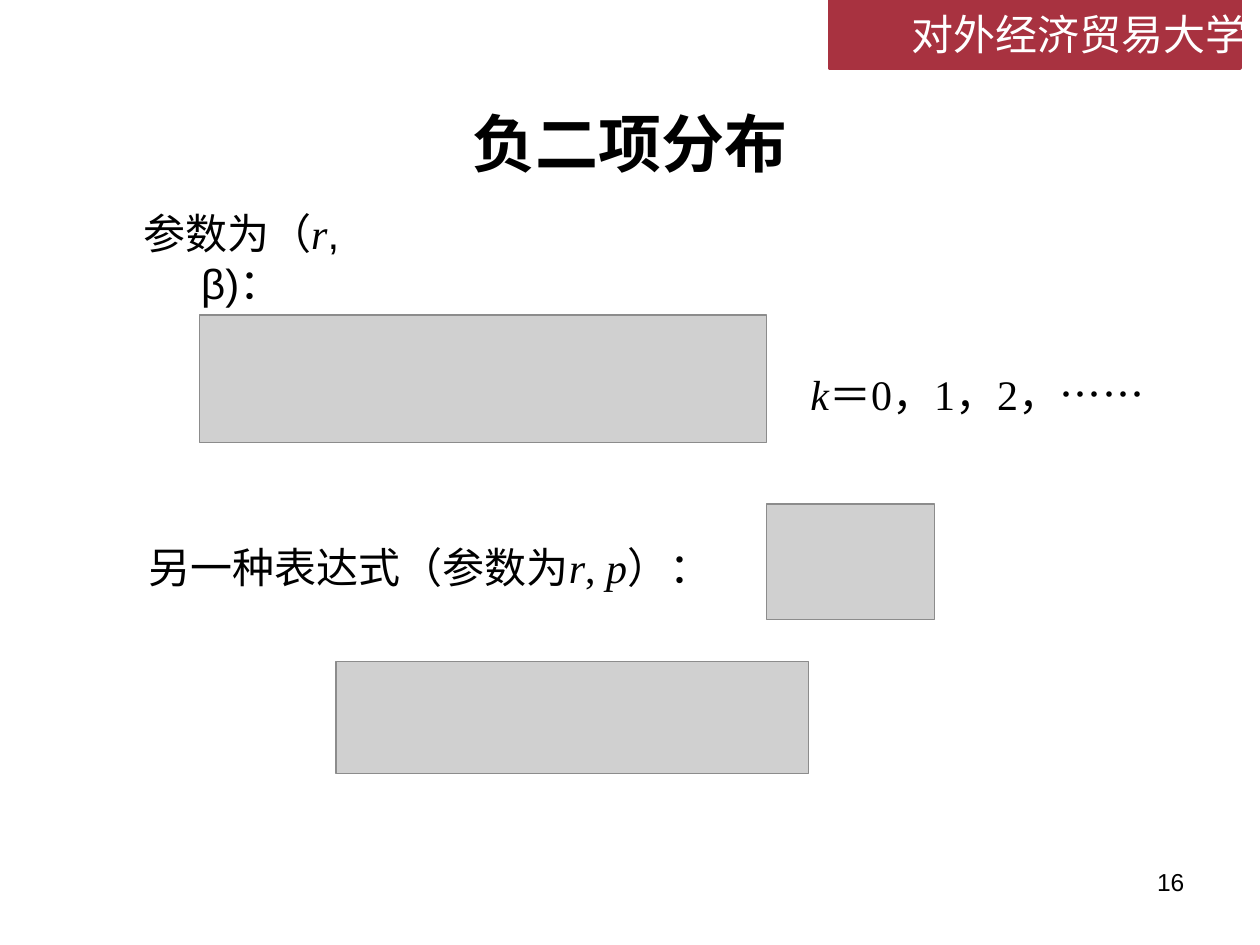
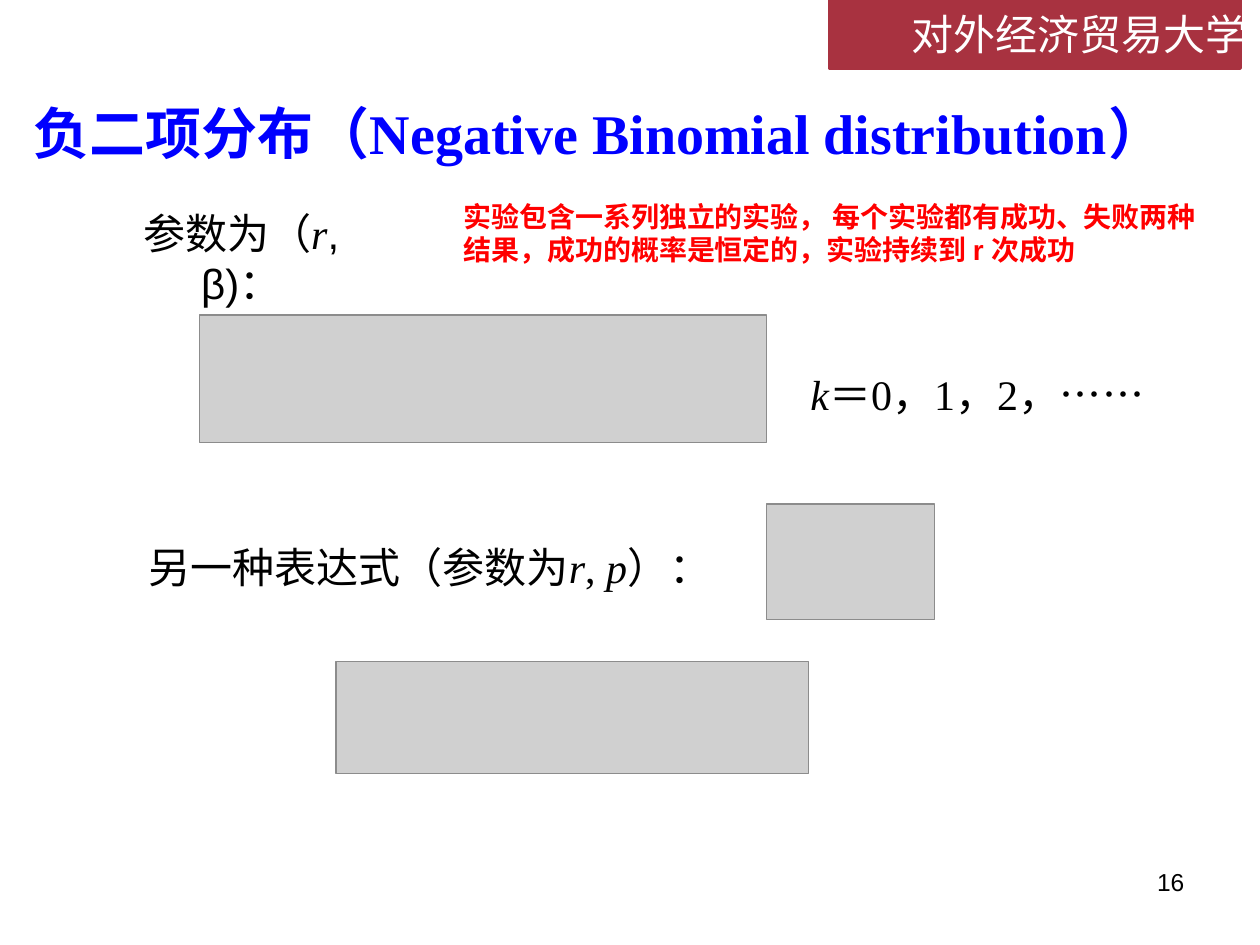
Before and after one commit to lizhengxiao/Non-life-Insurance-Actuarial-Science, a slide deck: slide 16 of Lectures/Week 4 - 损失次数模型.pptx. Drawn at 1260x945 pixels with LibreOffice and Linux fonts; fonts in the diff are those of the drawing; grey boxes stand for pictures; background and template pictures are left out. Boxes give left, top, right and bottom in pixels: in the first picture for what was removed or moved away, otherwise in the second. Text is boxed around its words. In the diff, an @@ line names an element or a change of style, - is before the commit and + after.

```diff
--- a/Lectures/Week 4 - 损失次数模型.pptx
+++ b/Lectures/Week 4 - 损失次数模型.pptx
@@ title at box(33, 106, 1164, 167): text changed; size 36 to 32 pt; font Noto Sans CJK SC to Times New Roman; text colour #000000 to #0000FF @@
-负二项分布
+负二项分布（Negative Binomial distribution）
@@ text added at box(464, 203, 1196, 264), 16 pt, text #FF0000, bold @@
+实验包含一系列独立的实验， 每个实验都有成功、失败两种结果，成功的概率是恒定的，实验持续到 r 次成功
```
Also in this commit, not shown: 8 other slides changed, 14 slides added, 2 slides removed.
